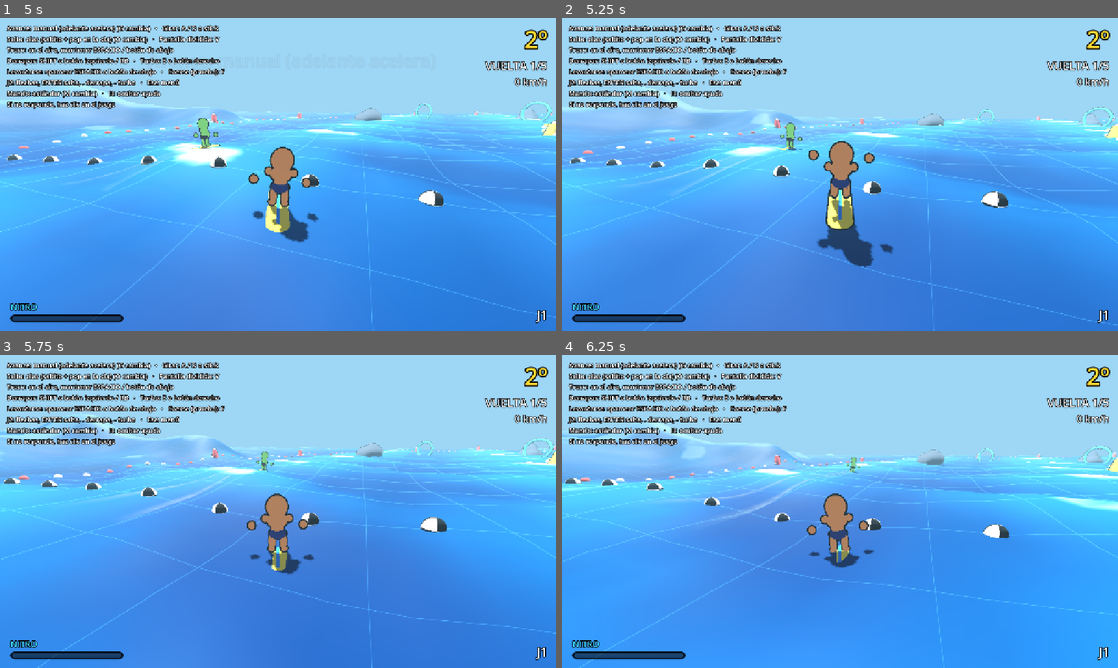
Above: before the commit, frames 1-4 (two rows, left to right).
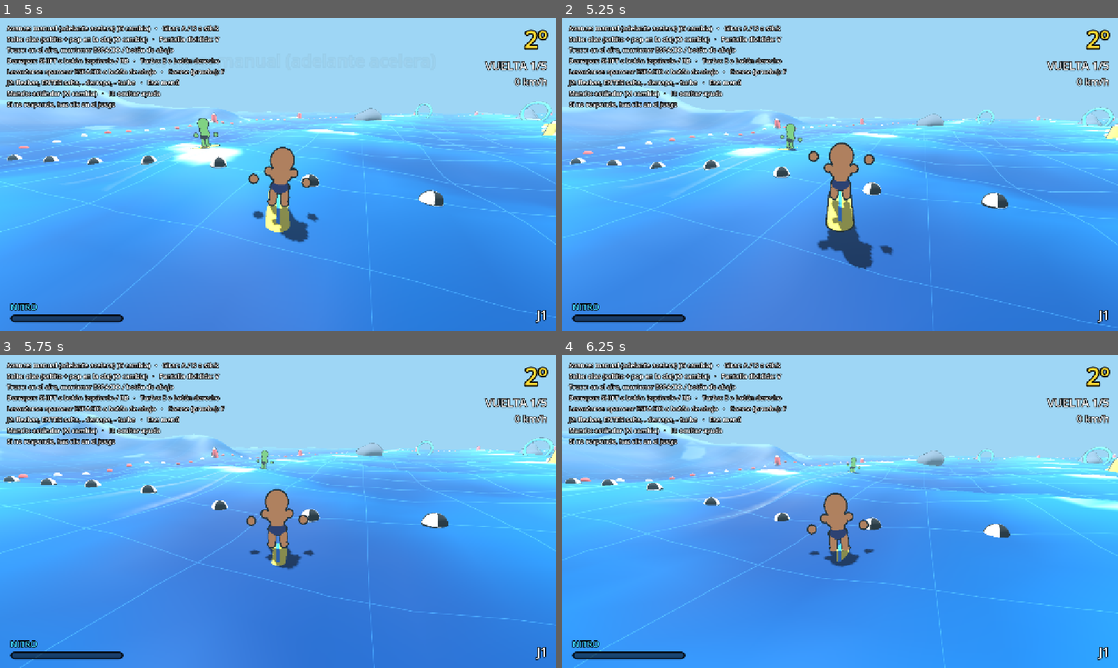
Above: after the commit, the same moments.

Repository: asimplesurfer/simplesurf
Game: Godot game, scene res://ui/menus/character_select.tscn
The game is run twice, just before and just after one commit, with the same random seed, the same clock (stepped at 60 frames per second) and the same inputs.
Inputs (mouse positions are in pixels of both pictures, inside the frame that each line leads up to):
- Up to frame 1 (5 s): tap Enter at 0.5 s; move the mouse to (400, 158) at 0.52 s; hold D (p1_right) 0.53-1.25 s; hold Space (p1_a) 0.53-1.25 s; click (400, 158) at 0.67 s; drag from (166, 190) to (250, 237) at 1.27 s; move the mouse to (333, 105) at 2.02 s; hold D (p1_right) 2.03-2.75 s; tap Shift (p1_drift) at 2.1 s; drag from (250, 237) to (111, 127) at 2.77 s; move the mouse to (444, 221) at 3.52 s; hold A (p1_left) 3.53-4.25 s; tap G at 3.6 s; drag from (111, 127) to (194, 96) at 4.27 s
- Up to frame 2 (5.25 s): move the mouse to (867, 174) at 5.02 s; hold S (p1_down) from 5.03 s (still down); tap J at 5.1 s; click (867, 174) at 5.17 s
- Up to frame 3 (5.75 s): keep holding S (p1_down)
- Up to frame 4 (6.25 s): release S (p1_down) at 5.75 s; drag from (756, 433) to (728, 527) at 5.77 s

Frame 1 is identical in both runs. In frame 2, 3.3% of the frame differs, in the area x 0-100%, y 22-100%; in frame 3, 4.6%, in the area x 0-100%, y 18-100%; in frame 4, 2.0%.

Commit message:
La cámara sigue al personaje en el aire aunque suba mucho
- En el agua sigue la altura solo en parte (para no marear con las olas)
- En el aire la sigue entera y más rápido, y mira directo al personaje
- Test: durante un salto alto con turbo el personaje no sale de cuadro

Co-Authored-By: Claude Opus 5.5 <noreply@anthropic.com>
Claude-Session: https://claude.ai/code/session_0158oNfJa2g5qsqyuATh8Mjh

Diff:
--- a/core/camera/chase_camera.gd
+++ b/core/camera/chase_camera.gd
@@ -17,6 +17,9 @@
 const MIN_ABOVE_WATER := 1.5
 
 var _water: Water
+## Cuánto sigue la altura del personaje: poco en el agua (para no marear con
+## cada ola) y todo en el aire (para no perderlo cuando sube mucho).
+var _follow_y: float = 0.6
 
 const BASE_FOV := 70.0
 const BOOST_FOV := 82.0
@@ -36,8 +39,15 @@
 func _process(delta: float) -> void:
 	if target == null:
 		return
+	var follow_target := 0.6 if target.grounded else 1.0
+	_follow_y = lerpf(_follow_y, follow_target, 1.0 - exp(-3.0 * delta))
 	var w := 1.0 - exp(-follow_sharpness * minf(delta, 0.1))
-	global_position = global_position.lerp(_desired_position(), w)
+	var desired := _desired_position()
+	global_position = global_position.lerp(desired, w)
+	# En el aire, la altura se sigue más rápido para que no se escape de cuadro.
+	if not target.grounded:
+		var wy := 1.0 - exp(-follow_sharpness * 2.0 * minf(delta, 0.1))
+		global_position.y = lerpf(global_position.y, desired.y, wy)
 	# Nunca debajo del agua (con olas grandes, la cámara podía quedar adentro).
 	if _water:
 		var h := _water.height_at(global_position.x, global_position.z) + MIN_ABOVE_WATER
@@ -54,11 +64,11 @@
 	var dist := fallen_distance if fallen else distance
 	var h := fallen_height if fallen else height
 	var base := target.global_position
-	base.y *= 0.6  # seguir solo en parte el sube y baja (olas, saltos)
+	base.y *= _follow_y
 	return base - target.forward() * dist + Vector3.UP * h
 
 
 func _look_point() -> Vector3:
 	var p := target.global_position
-	p.y = p.y * 0.5 + look_height
+	p.y = p.y * lerpf(0.5, 1.0, (_follow_y - 0.6) / 0.4) + look_height
 	return p
--- a/tests/run_tests.gd
+++ b/tests/run_tests.gd
@@ -15,6 +15,8 @@
 var _race: RaceManager
 var _course: Course
 var _pop_prompt_seen: bool = false
+var _watch_camera: bool = false
+var _camera_lost: bool = false
 
 
 func _initialize() -> void:
@@ -811,8 +813,12 @@
 	_rider.add_nitro(1.0)
 	await _press(&"p1_a")
 	_set_action(&"p1_b", true)
+	_camera_lost = false
+	_watch_camera = true
 	var boosted := await _measure_air()
+	_watch_camera = false
 	_set_action(&"p1_b", false)
+	_check(not _camera_lost, "la cámara no pierde al personaje aunque suba mucho")
 	_check(
 		boosted.x > plain.x * 2.0,
 		"turbo en el aire: sube mucho más (%.1f m contra %.1f m)" % [boosted.x, plain.x]
@@ -927,6 +933,11 @@
 	for i in int(6.0 * FPS):
 		var h := _rider.global_position.y - _water_height_here()
 		max_height = maxf(max_height, h)
+		if _watch_camera:
+			var cam := (_main.get_node("Views") as SplitScreen).cameras[0]
+			var body := _rider.global_position + Vector3.UP * 0.9
+			if not cam.is_position_in_frustum(body):
+				_camera_lost = true
 		if _state() != &"airborne":
 			break
 		frames += 1
